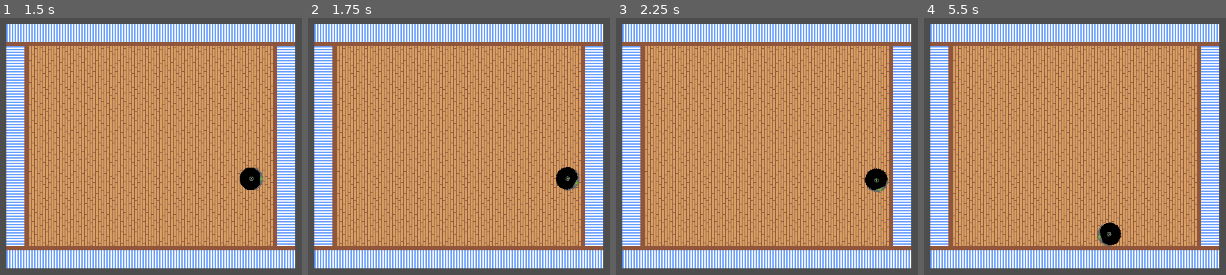
Above: before the commit, frames 1-4 (left to right).
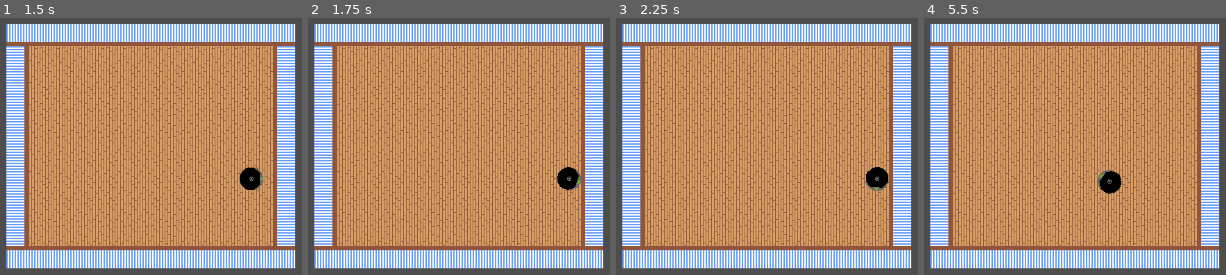
Above: after the commit, the same moments.

Repository: NatYoungren/roombot
Game: Godot game, scene res://scenes/test_level.tscn
Same seed, same stepped clock (60 frames per second), same inputs: the game is played once before the commit and once after it.
Inputs:
- Up to frame 1 (1.5 s): no input
- Up to frame 2 (1.75 s): no input
- Up to frame 3 (2.25 s): tap Enter at 2 s
- Up to frame 4 (5.5 s): no input

Frame 1 is identical in both runs. In frame 2, 0.2% of the frame differs, in the area x 82-91%, y 57-68%; in frame 3, 0.2%; in frame 4, 1.2%, in the area x 57-66%, y 59-89%.

Commit message:
Updated roomba w better turning logic

Diff:
--- a/roombot/scenes/roomba_basic.tscn
+++ b/roombot/scenes/roomba_basic.tscn
@@ -7,7 +7,8 @@
 radius = 17.0
 
 [sub_resource type="CapsuleShape2D" id="CapsuleShape2D_arrrk"]
-radius = 15.0
+radius = 17.0
+height = 34.0
 
 [node name="Roomba_Basic" type="CharacterBody2D"]
 collision_layer = 2
@@ -27,6 +28,6 @@
 collision_layer = 0
 
 [node name="CollisionShape2D" type="CollisionShape2D" parent="bumper_area"]
-position = Vector2(7, 0)
+position = Vector2(2, 0)
 rotation = 1.5707964
 shape = SubResource("CapsuleShape2D_arrrk")
--- a/roombot/scripts/roomba_basic.gd
+++ b/roombot/scripts/roomba_basic.gd
@@ -2,19 +2,44 @@
 
 @onready var bumper_area: Area2D = $bumper_area
 
+## Max speed of the roomba.
 var top_speed: float = 100.0
+
+## Acceleration of the roomba.
 var accel: float = 200.0
+
+## Radians per second of turning speed.
+var turn_speed: float = PI
+
+## Angle (radians) that roomba is currently turning towards.
+## If null, roomba is moving forward.
+var target_angle = null
+
 
 func _process(delta: float) -> void:
 
-	if _bumper_check():
-		rotation += PI * delta
+	# If moving forward and bumper is hit, pick a new target angle to turn towards.
+	if target_angle == null and _bumper_check():
+		target_angle = wrapf(rotation + randf_range(PI/8, PI * 3/8), -PI, PI)
 		velocity = Vector2.ZERO
+		# print("Bumper hit! New target angle: ", target_angle)
+
+	# If we have a target angle, turn towards it.
+	elif target_angle != null:
+		rotation = Utils.turn_towards(rotation, target_angle, turn_speed * delta)
+		# print("turning towards ", target_angle, " current rotation: ", rotation)
+		if abs(rotation - target_angle) < 0.05:
+			# print("Reached target angle: ", target_angle)
+			target_angle = null
+
+	# Move forward.
 	else:
 		velocity = velocity.move_toward(Vector2.from_angle(rotation) * top_speed, accel * delta)
 
 func _physics_process(_delta: float) -> void:
 	move_and_slide()
 
+
+# Returns true if the bumper area is colliding with anything.
 func _bumper_check() -> bool:
 	return not bumper_area.get_overlapping_bodies().is_empty()
